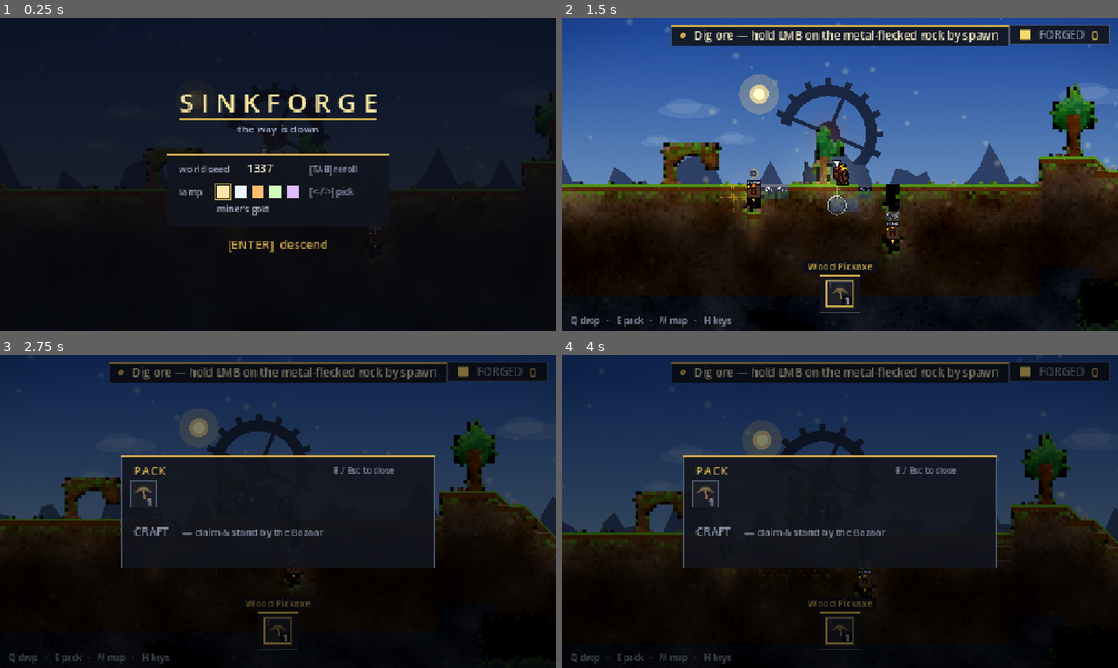
Above: before the commit, frames 1-4 (two rows, left to right).
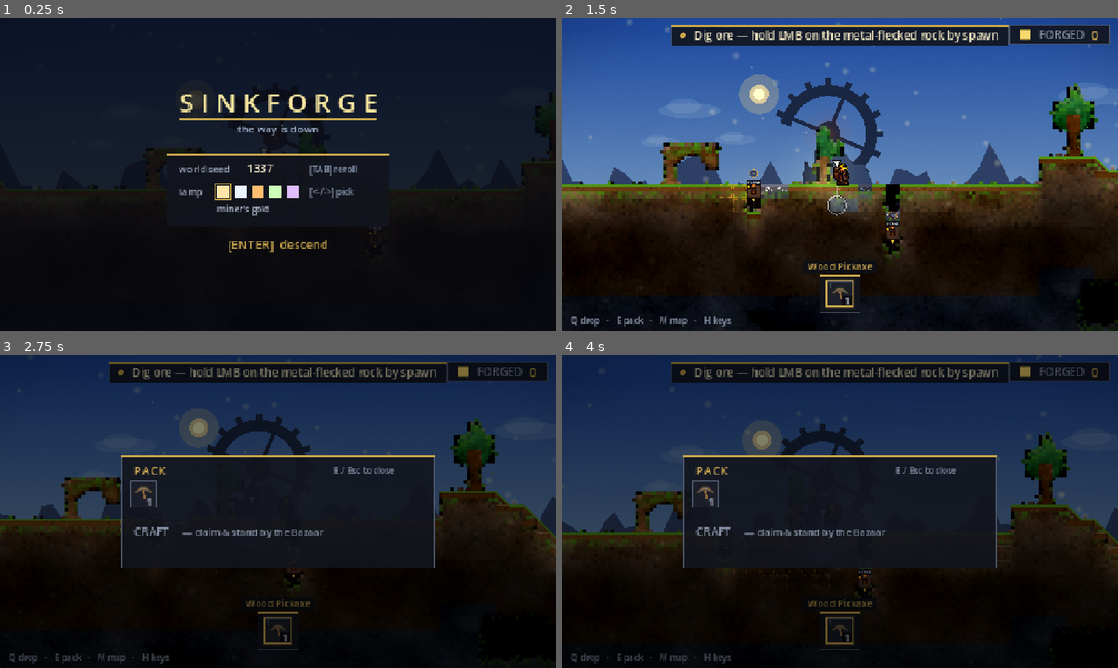
Above: after the commit, the same moments.

Repository: teohondascully/sinkforge
Game: Godot game, scene res://scenes/main.tscn
Two runs of this game, one before a commit and one after it. Both use one fixed random seed, a clock stepped at 60 frames per second and the inputs below.
Inputs (mouse positions are in pixels of both pictures, inside the frame that each line leads up to):
- Up to frame 1 (0.25 s): no input
- Up to frame 2 (1.5 s): tap Enter at 0.5 s; move the mouse to (962, 158) at 0.52 s; hold D (sf_right) 0.53-1.25 s; right-click (962, 158) at 0.6 s; click (962, 158) at 0.67 s; tap Space (sf_jump) at 0.77, 1.07 s; drag from (728, 190) to (812, 237) at 1.27 s
- Up to frame 3 (2.75 s): move the mouse to (333, 442) at 2.02 s; hold D (sf_right) from 2.03 s (still down); tap E (sf_craft) at 2.1 s
- Up to frame 4 (4 s): release D (sf_right) at 2.75 s; drag from (812, 574) to (673, 464) at 2.77 s; tap Space (sf_jump) at 3.5, 3.77 s; move the mouse to (1006, 558) at 3.52 s; hold A (sf_left) from 3.53 s (still down); tap Mouse wheel up (sf_cycle_prev) at 3.6 s

The runs differ from the first frame. In frame 2, 0.5% of the frame differs, in the area x 28-83%, y 54-59%; in frame 3, less than 0.1%; in frame 4, less than 0.1%.

Commit message:
viz(terrain): give the ground sedimentary bedding (S2)
From the surface, forty cells of untouched dirt were one brown expanse.
It was the largest remaining piece of 'flat and two-dimensional' after
the key-light pass, and the reason a shaft read as a hole punched in
cardboard rather than a cut through ground. The existing per-cell jitter
breaks a field out of a single colour, but it drifts in cloudy isotropic
patches — noise on a slab, not a slab made of something.

Bands now run horizontally, the direction you cut across as you sink, at
three incommensurable periods of roughly eighteen, seven and four cells.
A screen holds about twenty rows, so you always see a thick bed, the two
or three layers inside it, and the fine laminations between: the whole
scale ladder at once, which is what makes ground read as ground. They are
warped slowly along x so a layer dips and rises like real bedding instead
of ruling a straight line across the world, and light bands go sandy
while dark bands go to cool clay — a hue move, because value alone would
only re-shade the same brown.

Deterministic and RNG-free, and it feeds the fine-terrain bake through
the same callable, so a dug face exposes exactly the layer the coarse
cell was showing.

Harness 26/26.

Diff:
--- a/scenes/world_renderer.gd
+++ b/scenes/world_renderer.gd
@@ -1037,7 +1037,36 @@
 	var depth: float = clampf(float(c.y) / float(FactorySim.GRID_ROWS), 0.0, 1.0)
 	var col: Color = _zone_tinted(def.base_color.darkened(depth * def.depth_darken), c.y)
 	var j: float = _cell_jitter(c)
-	return col.lightened(j) if j > 0.0 else col.darkened(-j)
+	col = col.lightened(j) if j > 0.0 else col.darkened(-j)
+	var s: float = _strata(c)
+	return col.lerp(STRATA_WARM, s) if s > 0.0 else col.lerp(STRATA_COOL, -s)
+
+
+## SEDIMENTARY BANDING — the ground's own structure. The cell jitter above breaks a field of earth out
+## of ONE flat colour, but it drifts in cloudy isotropic patches, which reads as noise on a slab rather
+## than as a slab made of something. From the surface, forty cells of untouched dirt were a single brown
+## expanse: the largest remaining piece of "flat and two-dimensional", and the reason a shaft felt like
+## a hole punched in cardboard instead of a cut through ground.
+##
+## Bands run HORIZONTALLY (the direction you cut across as you sink) at three incommensurable
+## frequencies, so fine laminations and thick beds overlap and the pattern never visibly repeats down a
+## shaft. They are warped slowly along x so a layer dips and rises like real bedding instead of ruling a
+## straight line across the world. Light bands go sandy and dark bands go to cool clay — a HUE move, not
+## just a value one, because value alone would just re-shade the same brown.
+##
+## Deterministic and RNG-free, and it feeds the fine-terrain bake through the same callable, so a dug
+## face exposes the same layer the coarse cell was showing.
+const STRATA_WARM := Color(0.86, 0.74, 0.52)   ## the sandy band
+const STRATA_COOL := Color(0.15, 0.16, 0.21)   ## the cool clay/silt band
+const STRATA_AMOUNT: float = 0.17              ## how far a band pulls toward its colour
+
+func _strata(c: Vector2i) -> float:
+	var y: float = float(c.y) + sin(float(c.x) * 0.055) * 2.4 + sin(float(c.x) * 0.021) * 3.6
+	# Periods of roughly 18, 7 and 4 cells: a screen holds about twenty rows, so you always see a thick
+	# bed, the two or three layers inside it, and the fine laminations between — the whole scale ladder
+	# at once, which is what makes ground read as ground.
+	var n: float = sin(y * 0.34) * 0.46 + sin(y * 0.88) * 0.36 + sin(y * 1.62) * 0.18
+	return n * STRATA_AMOUNT
 
 
 ## A SMOOTH, spatially-coherent value nudge (~[-0.06, +0.06]) — low-frequency sines so neighbouring
